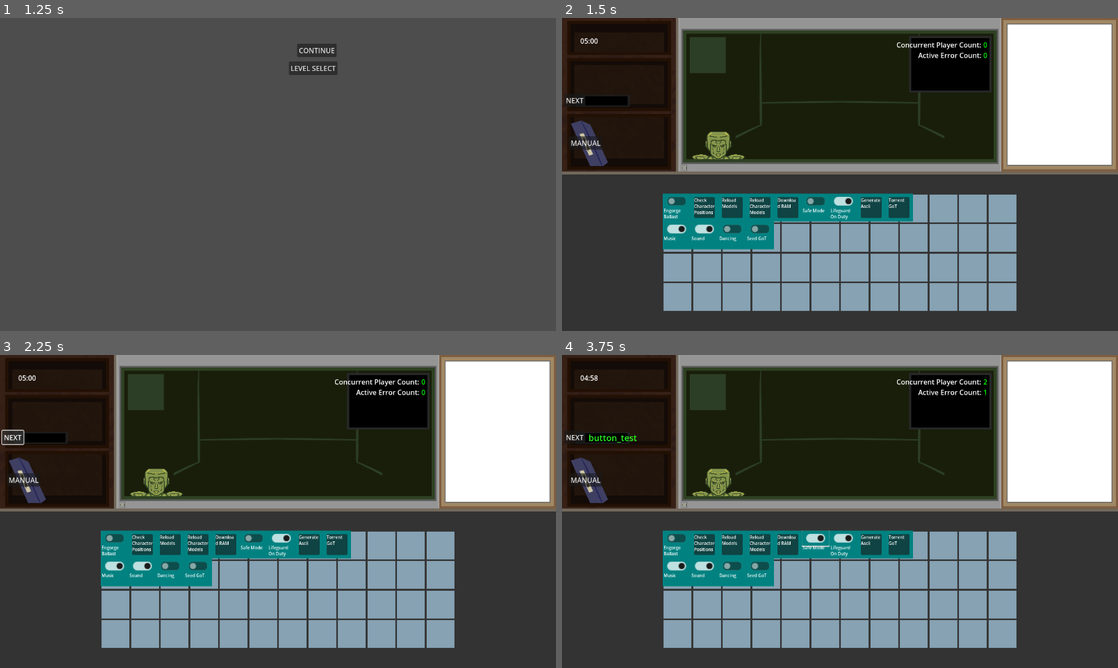
Above: before the commit, frames 1-4 (two rows, left to right).
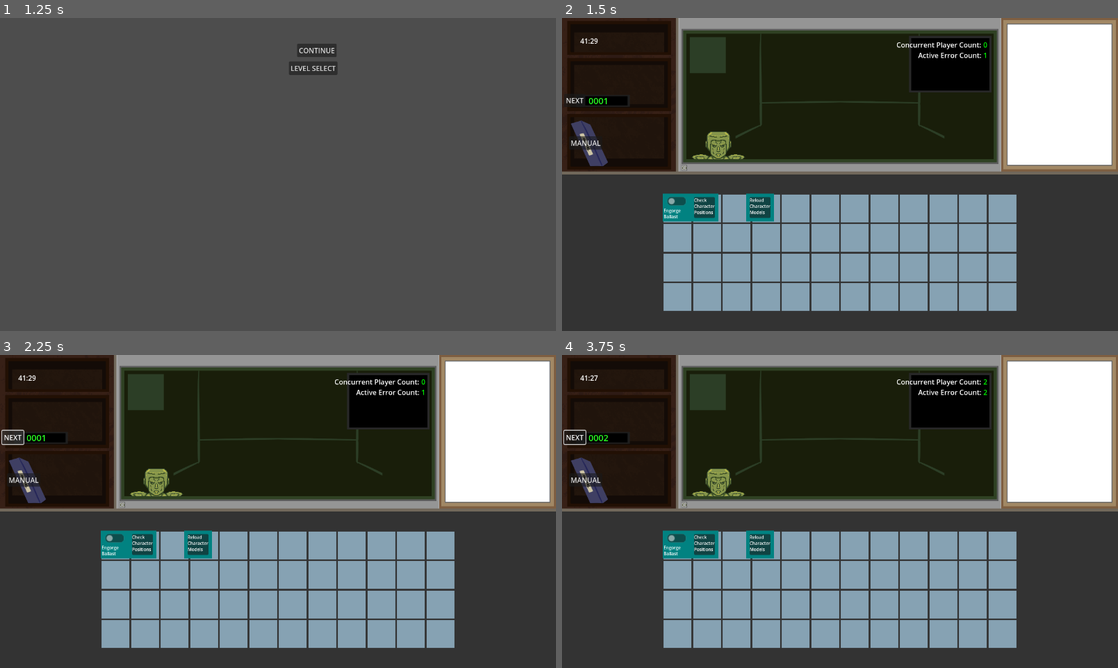
Above: after the commit, the same moments.

Repository: Carth501/team-ferret
Game: Godot game, scene res://scenes/main_menu.tscn
Same seed, same stepped clock (60 frames per second), same inputs: the game is played once before the commit and once after it.
Inputs (mouse positions are in pixels of both pictures, inside the frame that each line leads up to):
- Up to frame 1 (1.25 s): click "NEW GAME" at 0.5 s
- Up to frame 2 (1.5 s): click "CONTINUE" at 1.25 s
- Up to frame 3 (2.25 s): click "NEXT" at 2 s
- Up to frame 4 (3.75 s): click "NEXT" at 2.75 s; click (817, 539) at 3.52 s

Frame 1 is identical in both runs. In frame 2, 4.6% of the frame differs, in the area x 3-77%, y 6-74%; in frame 3, 4.6%; in frame 4, 4.7%, in the area x 0-77%, y 6-74%.

Commit message:
json level definitions additions

Diff:
--- a/data/level_list.json
+++ b/data/level_list.json
@@ -2,7 +2,10 @@
 	{
 		"name": "Orientation",
 		"id": "ring-1",
-		"goal_cpc": 100,
+		"starting_cpc": 2,
+		"goal_cpc": 1000,
+		"shift_duration": 2489,
+		"failure_threshold_percent": 30,
 		"error_schedule": [
 			{
 				"id": "0001",
--- a/project.godot
+++ b/project.godot
@@ -30,7 +30,3 @@
 [dotnet]
 
 project/assembly_name="Think of the Shareholders!"
-
-[rendering]
-
-renderer/rendering_method="mobile"
--- a/scenes/cubicle.tscn
+++ b/scenes/cubicle.tscn
@@ -9,13 +9,14 @@
 [ext_resource type="PackedScene" uid="uid://dlg0hvp5kloyl" path="res://scenes/cpc_monitor.tscn" id="6_18xk0"]
 [ext_resource type="PackedScene" uid="uid://df8c2ke4hukg1" path="res://scenes/cpc_calculator.tscn" id="7_dldy6"]
 
-[node name="Cubicle" type="Node" node_paths=PackedStringArray("control_panel", "timer_corral", "error_factory_controller", "manual_instance")]
+[node name="Cubicle" type="Node" node_paths=PackedStringArray("control_panel", "timer_corral", "error_factory_controller", "manual_instance", "level_clock_handler")]
 script = ExtResource("1_b5jef")
 current_level_id = "test"
 control_panel = NodePath("ScrollContainer/Control")
 timer_corral = NodePath("Timer Corral")
 error_factory_controller = NodePath("ErrorFactory")
 manual_instance = NodePath("manual")
+level_clock_handler = NodePath("level clock")
 
 [node name="TextureRect" type="TextureRect" parent="."]
 offset_right = 40.0
--- a/scenes/main_menu.tscn
+++ b/scenes/main_menu.tscn
@@ -48,7 +48,7 @@
 text = "CREDITS"
 
 [node name="quit" type="Button" parent="."]
-anchors_preset = -1
+anchors_preset = 3
 anchor_left = 1.0
 anchor_top = 1.0
 anchor_right = 1.0
--- a/scripts/cubicle.gd
+++ b/scripts/cubicle.gd
@@ -9,6 +9,7 @@
 @export var timer_corral: Node
 @export var error_factory_controller: error_factory
 @export var manual_instance: manual
+@export var level_clock_handler: level_clock
 var data
 var loader: level_loader
 var current_level
@@ -17,6 +18,10 @@
 var module_id_list
 var module_obj_dic: Dictionary = {}
 var error_timers_list := []
+var starting_cpc: int
+var goal_cpc: int
+var shift_duration: int
+var failure_threshold_percent: float
 
 func _ready():
 	data = get_node("/root/data_libraries_single")
@@ -38,6 +43,7 @@
 	setup_manual()
 	set_initial_module_settings()
 	populate_error_factory()
+	configure_level_settings()
 
 func get_level():
 	var level_list = data.level_data
@@ -45,6 +51,17 @@
 		if (level.id == current_level_id):
 			current_level = level
 			return
+
+func configure_level_settings():
+	if(current_level.has("starting_cpc")):
+		starting_cpc = current_level.starting_cpc
+	if(current_level.has("goal_cpc")):
+		goal_cpc = current_level.goal_cpc
+	if(current_level.has("shift_duration")):
+		shift_duration = current_level.shift_duration
+		level_clock_handler.set_value(shift_duration)
+	if(current_level.has("failure_threshold_percent")):
+		failure_threshold_percent = current_level.failure_threshold_percent
 
 func get_error_schedule(level):
 	var error_id_schedule = level.error_schedule
--- a/scripts/game_menu.gd
+++ b/scripts/game_menu.gd
@@ -1,6 +1,18 @@
 class_name game_menu extends Node
 
 @export var level_select_panel: Panel
+var active_save_file: Variant
+
+func _ready():
+	request_save()
+
+func request_save():
+	var save_handler = get_node("/root/save_handler_single")
+	if(save_handler == null):
+		push_error("save_handler singleton not found.")
+	if(!save_handler.ready):
+		await save_handler.ready
+	active_save_file = save_handler.active_save
 
 func load_continue():
 	var loader = get_node("/root/level_loader_single")
--- a/scripts/level_clock.gd
+++ b/scripts/level_clock.gd
@@ -14,3 +14,7 @@
 	var minutes = str("%02d" % (seconds_remaining/60))
 	var seconds = str("%02d" % (seconds_remaining%60))
 	display.text = str(minutes, ":", seconds)
+
+func set_value(value: int):
+	seconds_remaining = value
+	update_display()
--- a/scripts/singletons/level_loader.gd
+++ b/scripts/singletons/level_loader.gd
@@ -4,6 +4,7 @@
 var next_level_id: String
 
 func load_level(id: String):
+	next_level_id = id
 	var tree = get_tree()
 	var error = tree.change_scene_to_file("res://scenes/cubicle.tscn")
 
--- a/scripts/singletons/save_handler.gd
+++ b/scripts/singletons/save_handler.gd
@@ -5,6 +5,7 @@
 @export var in_game_menu: game_menu
 var save_data: Array[Variant]
 var save_file_names: Array[String]
+var active_save: Variant
 
 func _ready():
 	dir_contents()
@@ -40,10 +41,6 @@
 		print(str("no file found @ ", path, ". Creating a new save file."))
 
 	var save_game = FileAccess.open(path, FileAccess.WRITE)
-	if(save_game):
-		print("save_game found!")
-	else:
-		print("save_game not found...")
 	var stringified_data = JSON.stringify(data)
 	save_game.store_line(stringified_data)
 
@@ -75,5 +72,6 @@
 		dir_contents()
 
 func load_game(save: Variant):
+	active_save = save
 	var tree = get_tree()
 	var error = tree.change_scene_to_file("res://scenes/game_menu.tscn")
